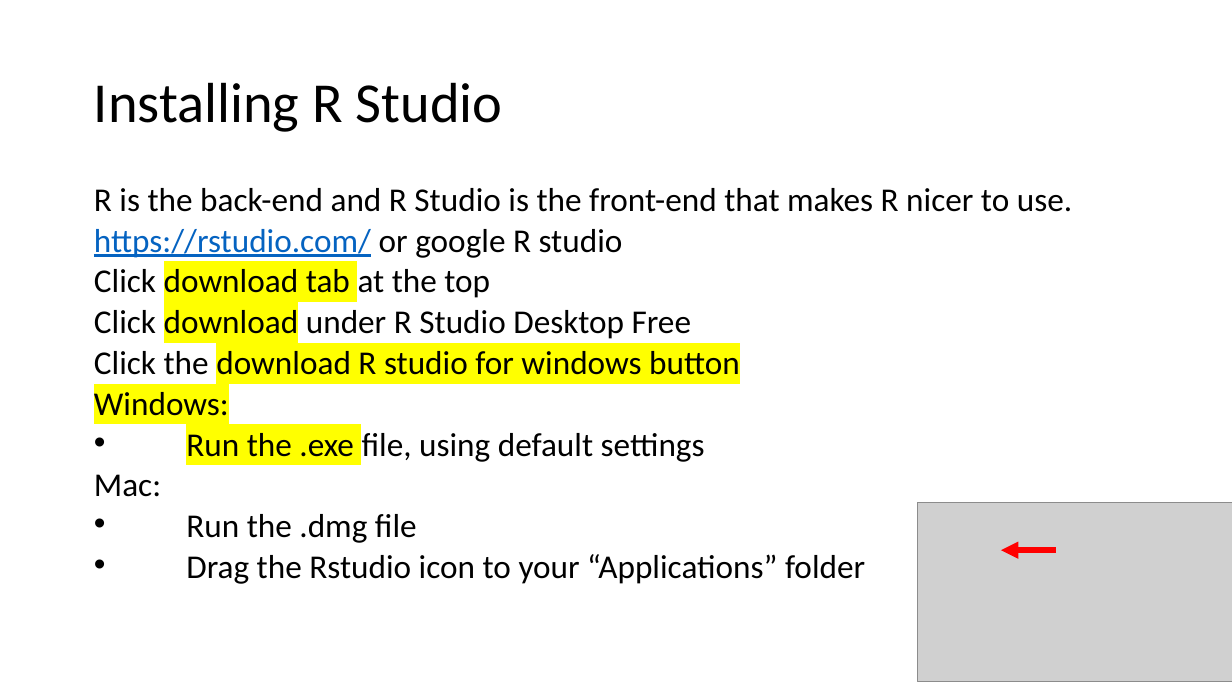
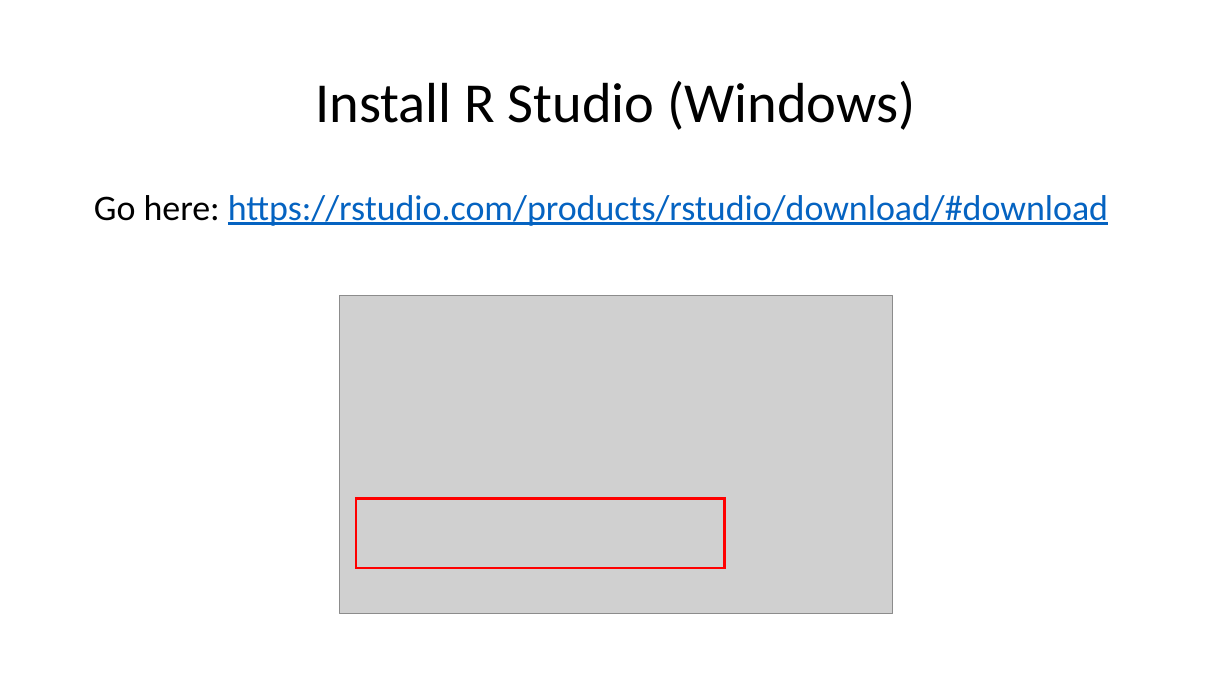
Before and after one commit to angnguyen/ce_group, a slide deck: slide 9 of R_tutorial_1.pptx (slide 6 before the commit). Drawn at 1232x693 pixels with LibreOffice and Linux fonts; fonts in the diff are those of the drawing; grey boxes stand for pictures. Boxes give left, top, right and bottom in pixels: in the first picture for what was removed or moved away, otherwise in the second. Text is boxed around its words. In the diff, an @@ line names an element or a change of style, - is before the commit and + after.

```diff
--- a/R_tutorial_1.pptx
+++ b/R_tutorial_1.pptx
@@ title at box(315, 81, 915, 130): text changed @@
-Installing R Studio
+Install R Studio (Windows)
@@ text at box(94, 195, 1108, 226): text changed; size 25.9 to 28 pt; text colour #000000 to #0563C1 @@
-R is the back-end and R Studio is the front-end that makes R nicer to use.
-https://rstudio.com/ or google R studio
-Click download tab at the top
-Click download under R Studio Desktop Free
-Click the download R studio for windows button
-Windows:
-• Run the .exe file, using default settings
-Mac:
-• Run the .dmg file
-• Drag the Rstudio icon to your “Applications” folder
+Go here: https://rstudio.com/products/rstudio/download/#download
@@ picture added at box(339, 296, 893, 615) @@
@@ rectangle added at box(356, 499, 725, 568), outline #FF0000 2 pt @@
@@ picture removed at box(918, 503, 1232, 682) @@
@@ arrow removed from (1055, 550) to (1001, 550) @@
```
Also in this commit, not shown: 15 other slides changed, 18 slides added, 3 slides removed, 2 other files.
